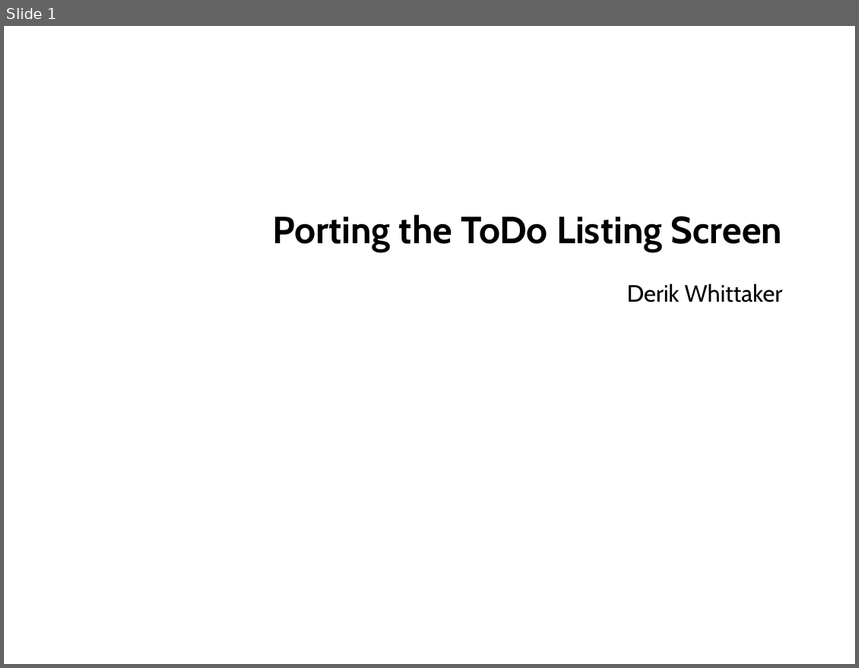
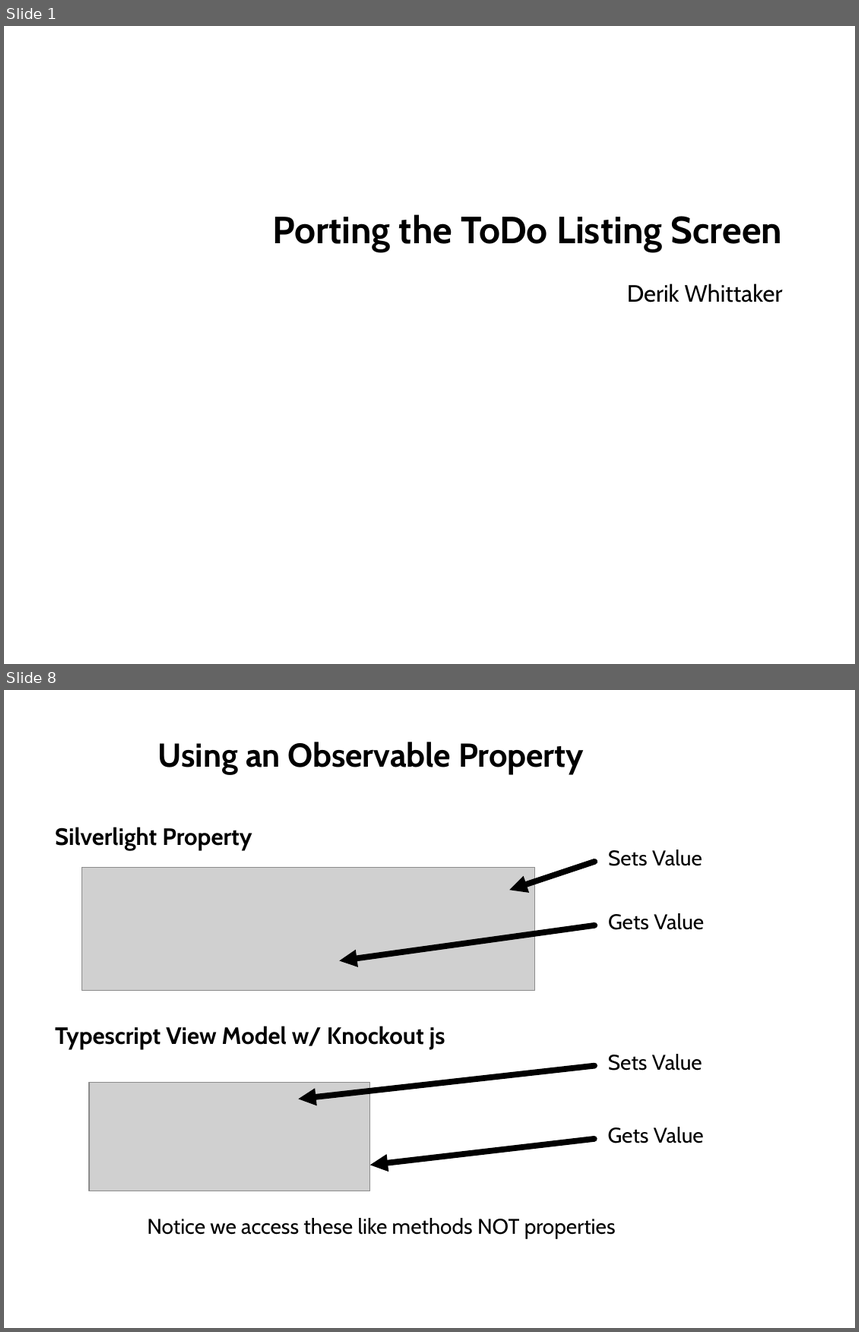
Before and after one commit to derikwhittaker/Pluarsight.XamlToHtml, a slide deck: Modules/02.TaskListingScreen.InitialSetup/02.TaskListingScreen.InitialSetup.Slides.pptx. Shown one above the other, each under a label of ours: slide 1 before the commit, slides 1 and 8 after it; the slides between them are not shown. The pictures are 859x668 and 859x1332 pixels, drawn with LibreOffice and Linux fonts; fonts in the diff are those of the drawing; grey boxes stand for pictures; background and template pictures are left out. Boxes give left, top, right and bottom in pixels: in the first picture for what was removed or moved away, otherwise in the second. Text is boxed around its words. In the diff, an @@ line names an element or a change of style, - is before the commit and + after.

```diff
--- a/Modules/02.TaskListingScreen.InitialSetup/02.TaskListingScreen.InitialSetup.Slides.pptx
+++ b/Modules/02.TaskListingScreen.InitialSetup/02.TaskListingScreen.InitialSetup.Slides.pptx
@@ slide 8 added at [4, 690, 855, 1328], background #FFFFFF @@
@@ title added at [158, 742, 584, 774], 28 pt, text #000000, bold @@
+Using an Observable Property
@@ text added at [55, 827, 446, 1049], 20 pt, text #000000, bold @@
+Silverlight Property
+Typescript View Model w/ Knockout js
@@ picture added at [82, 867, 535, 990] @@
@@ arrow added from (595, 862) to (509, 890), #000000 5 pt @@
@@ text added at [608, 850, 702, 866], 18 pt, text #000000 @@
+Sets Value
@@ text added at [608, 913, 704, 930], 18 pt, text #000000 @@
+Gets Value
@@ arrow added from (595, 926) to (339, 961), #000000 5 pt @@
@@ text added at [608, 1054, 702, 1071], 18 pt, text #000000 @@
+Sets Value
@@ arrow added from (595, 1066) to (299, 1100), #000000 5 pt @@
@@ picture added at [89, 1082, 370, 1192] @@
@@ arrow added from (595, 1139) to (370, 1165), #000000 5 pt @@
@@ text added at [608, 1127, 704, 1144], 18 pt, text #000000 @@
+Gets Value
@@ text added at [147, 1218, 616, 1239], 18 pt, text #000000 @@
+Notice we access these like methods NOT properties
```
Also in this commit, not shown: 2 slides changed, 14 other slides added.
